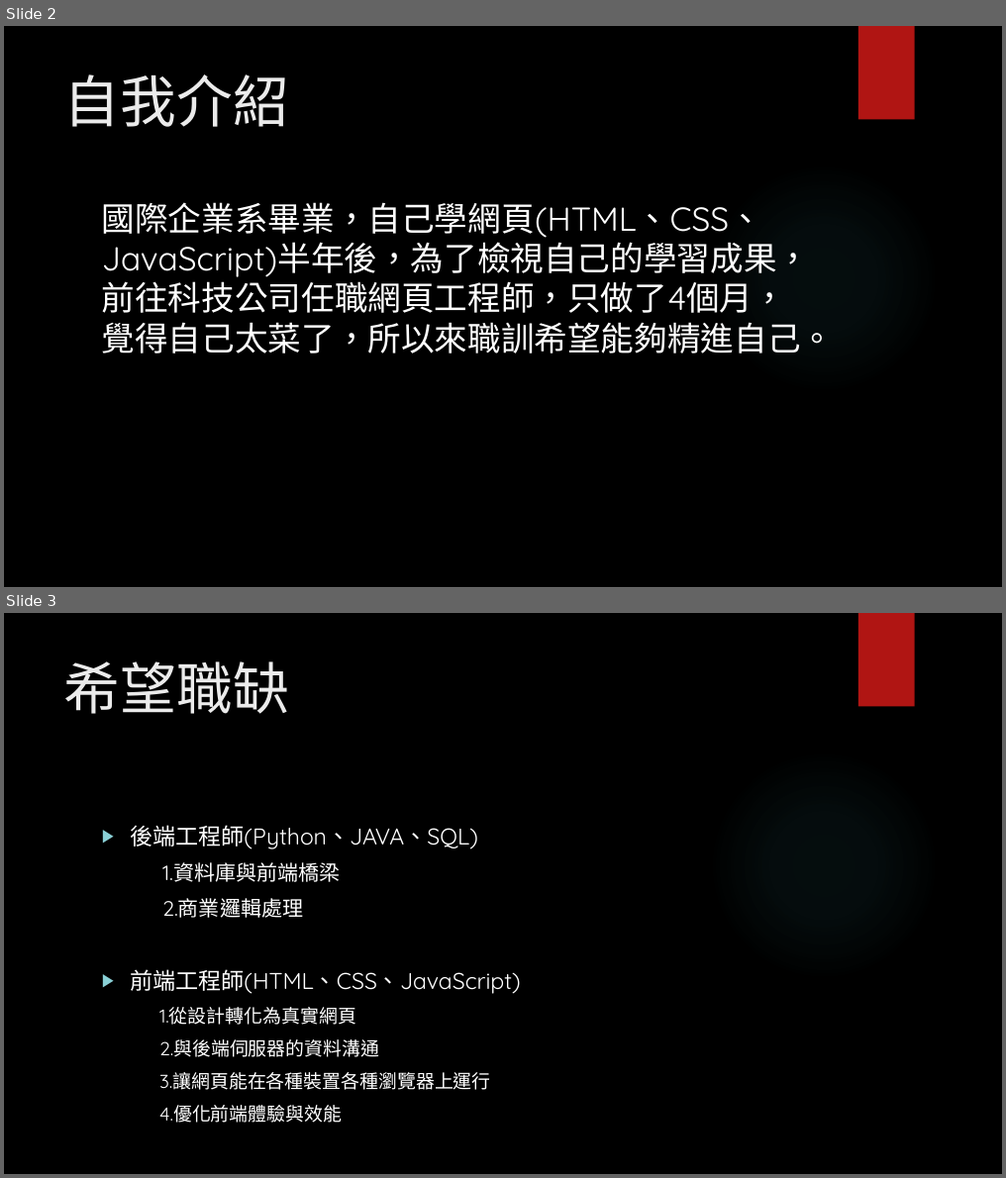
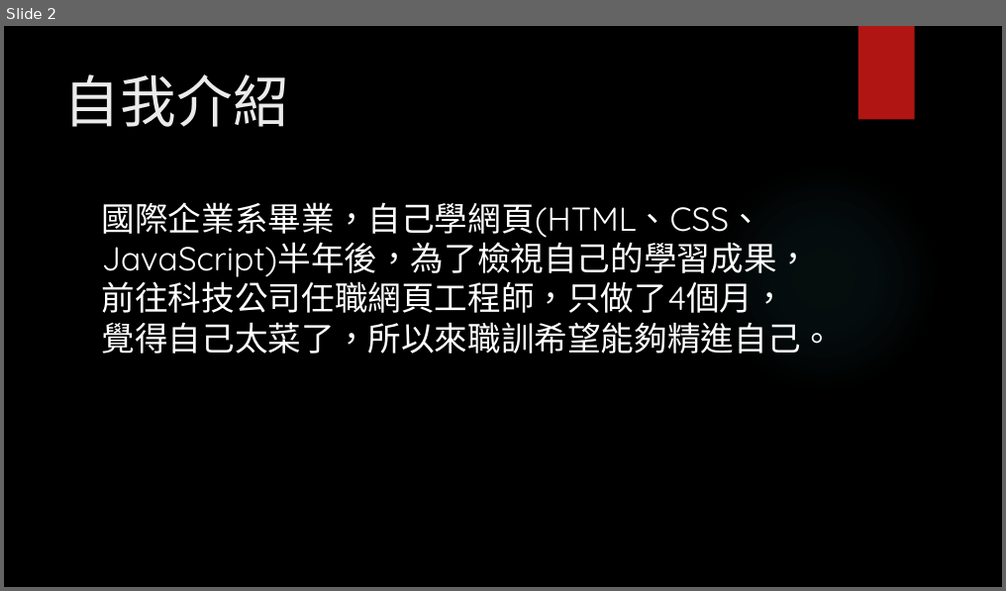
Before and after one commit to mini3575445/SchoolVM, a slide deck: 作業區/網路概論/0427網路概論自我介紹.pptx. Shown one above the other, each under a label of ours: slides 2 and 3 before the commit, slide 2 after it. The pictures are 1006x1178 and 1006x591 pixels, drawn with LibreOffice and Linux fonts; fonts in the diff are those of the drawing; background and template pictures are left out. Boxes give left, top, right and bottom in pixels: in the first picture for what was removed or moved away, otherwise in the second. Text is boxed around its words. In the diff, an @@ line names an element or a change of style, - is before the commit and + after.

```diff
--- a/作業區/網路概論/0427網路概論自我介紹.pptx
+++ b/作業區/網路概論/0427網路概論自我介紹.pptx
@@ slide 3 removed at [4,613,1002,1174], background picture (left out); not listed: 2 template elements that a slide beside it also shows @@
@@ title removed at [64,662,289,714] @@
-希望職缺
@@ text removed at [130,825,521,1123] @@
-▶ 後端工程師(Python、JAVA、SQL)
-  1.資料庫與前端橋梁
-  2.商業邏輯處理
-▶ 前端工程師(HTML、CSS、JavaScript)
-  1.從設計轉化為真實網頁
-  2.與後端伺服器的資料溝通
-  3.讓網頁能在各種裝置各種瀏覽器上運行
-  4.優化前端體驗與效能
```
Also in this commit, not shown: 2 slides added, 26 other files.
